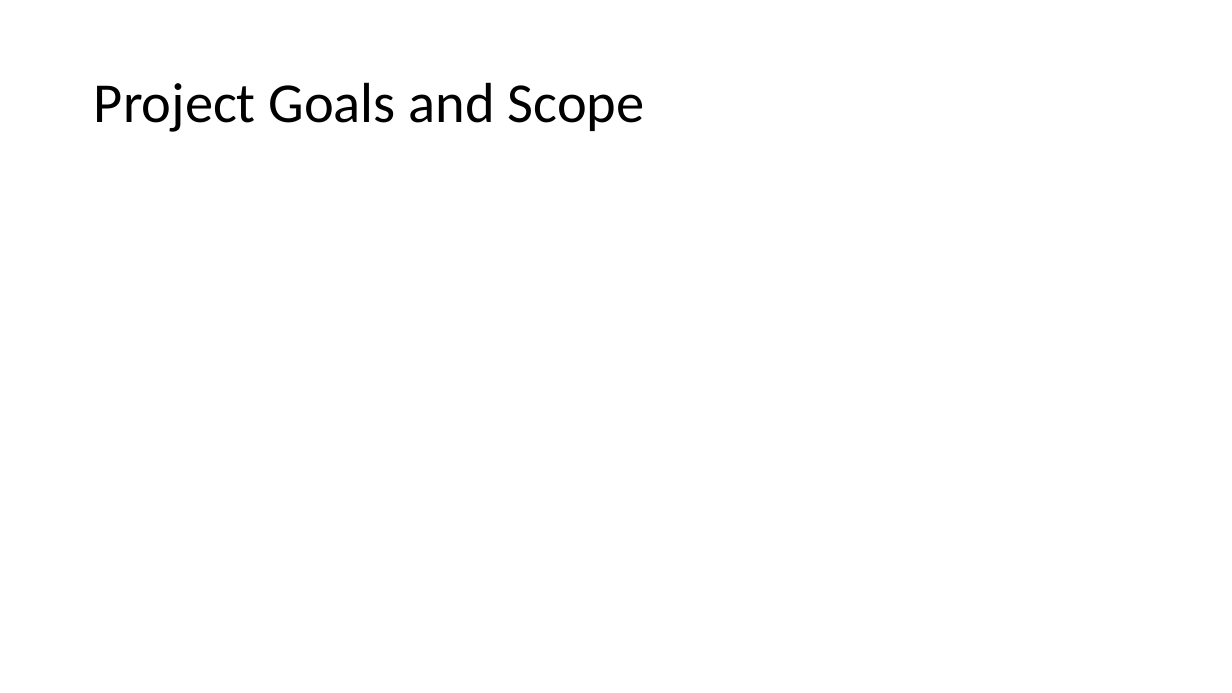
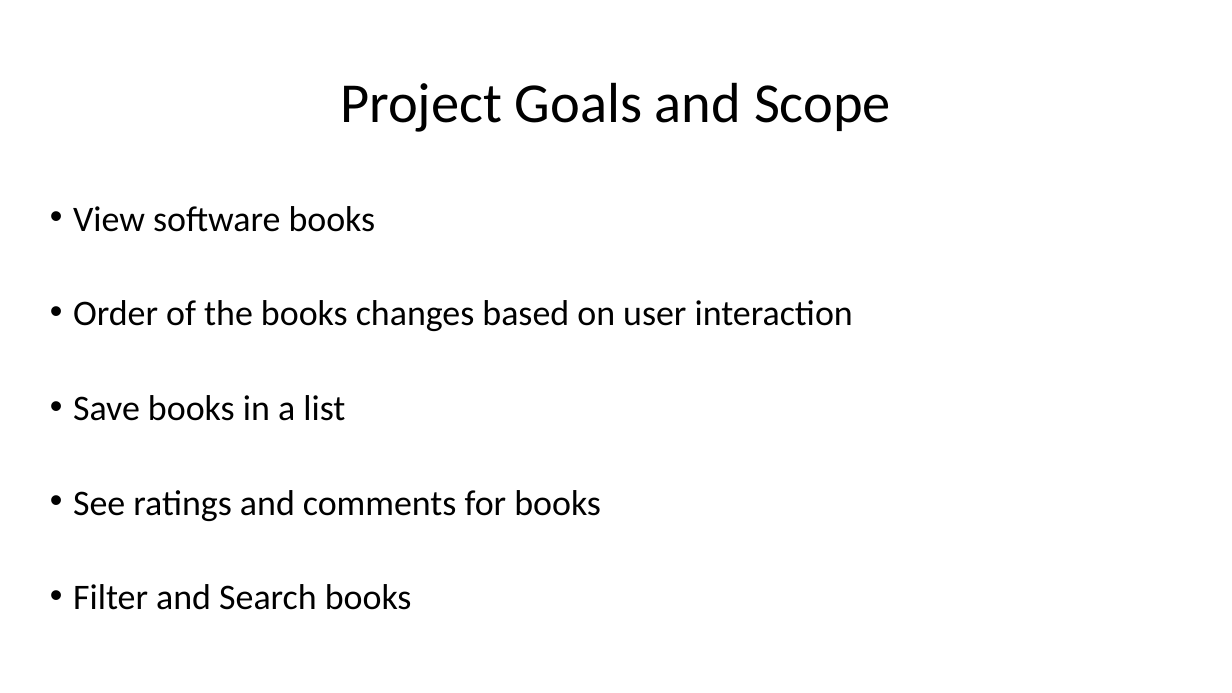
Before and after one commit to TouC001/group-project, a slide deck: slide 3 of documents/Final Presentation.pptx. Drawn at 1232x693 pixels with LibreOffice and Linux fonts; fonts in the diff are those of the drawing. Boxes give left, top, right and bottom in pixels: in the first picture for what was removed or moved away, otherwise in the second. Text is boxed around its words. In the diff, an @@ line names an element or a change of style, - is before the commit and + after.

Commit message:
Updated FP Powerpoint

```diff
--- a/documents/Final Presentation.pptx
+++ b/documents/Final Presentation.pptx
@@ title "Project Goals and Scope" at [340, 82, 891, 132]: alignment left to centre @@
@@ text added at [73, 206, 853, 610], 28 pt, text #000000 @@
+• View software books
+• Order of the books changes based on user interaction
+• Save books in a list
+• See ratings and comments for books
+• Filter and Search books
```
Also in this commit, not shown: 2 other slides changed, 3 slides added, 1 slide removed.
